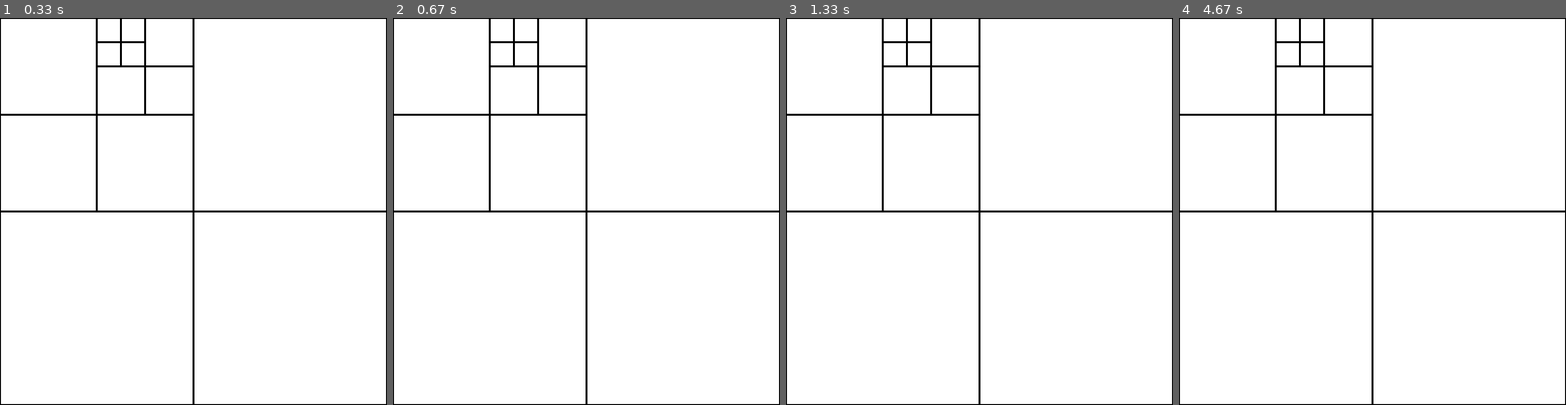
Above: before the commit, frames 1-4 (left to right).
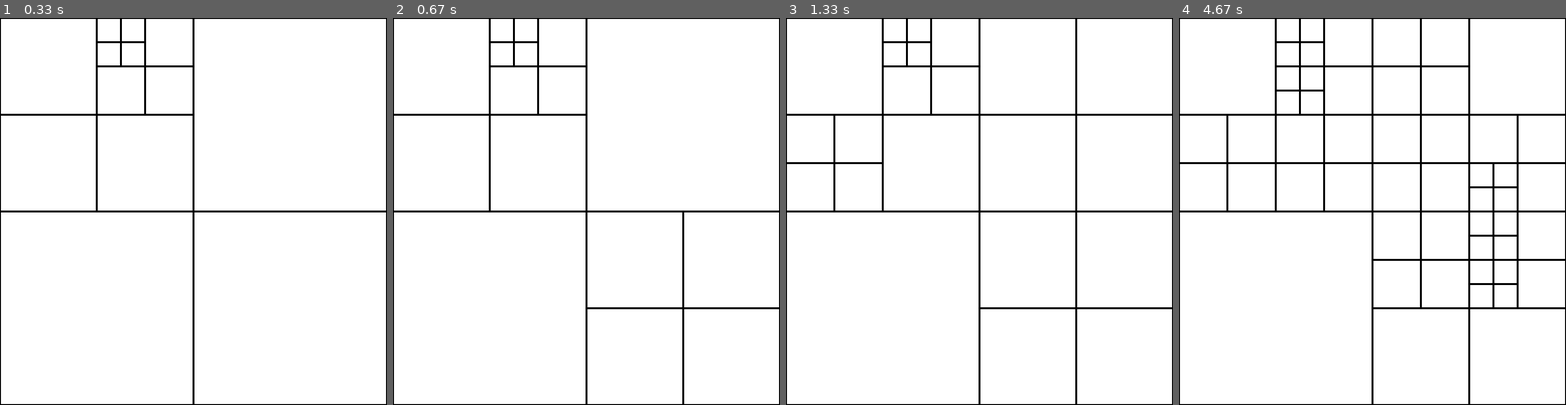
Above: after the commit, the same moments.

Repository: dannystaple/PythonSubdivision
Game: pygame game, started from pygame_subdiv.py
The game is run twice, just before and just after one commit, with the same random seed, the same clock (stepped at 60 frames per second) and the same inputs. The source is Python 2; it was converted automatically to run under Python 3.
Inputs (mouse positions are in pixels of both pictures, inside the frame that each line leads up to):
- Up to frame 1 (0.33 s): no input
- Up to frame 2 (0.67 s): click (586, 211) at 0.38 s
- Up to frame 3 (1.33 s): click (859, 153) at 0.72 s; click (1037, 76) at 1.05 s
- Up to frame 4 (4.67 s): click (1380, 79) at 1.38 s; click (1376, 254) at 1.72 s; click (1473, 273) at 2.05 s; click (1473, 176) at 2.38 s; click (1511, 180) at 2.72 s; click (1507, 288) at 3.05 s; click (1387, 196) at 3.38 s; click (1287, 141) at 3.72 s; click (1476, 254) at 4.05 s; click (1310, 87) at 4.38 s

Frame 1 is identical in both runs. In frame 2, 0.5% of the frame differs, in the area x 50-100%, y 50-100%; in frame 3, 1.2%; in frame 4, 3.2%, in the area x 0-100%, y 0-100%.

Commit message:
Now clicking work

Diff:
--- a/pygame_subdiv.py
+++ b/pygame_subdiv.py
@@ -34,6 +34,7 @@
     def __init__(self):
         self._tree = None
         self._squares = None
+        # self._renderRoot = None
         self._width, self._height = 800, 800
 
     def run(self):
@@ -41,11 +42,12 @@
         self._init_screen()
         test_tree(self._tree.getRoot())
         self._tree_to_squares()
-
-        self._update_display()
+        # self._tree_to_render_tree()
         while True:
             for event in pygame.event.get():
                 if event.type == pygame.QUIT: sys.exit()
+                if event.type == pygame.MOUSEBUTTONDOWN: self.handle_click_at(pygame.mouse.get_pos())
+            self._update_display()
 
     def _init_screen(self):
         pygame.init()
@@ -57,7 +59,6 @@
         """Convert a tree of nodes to squares.
         Each node will result in 4 subdivisions."""
         def _get_squares_for_node(node, x, y, width, height):
-            squares = [[x, y, width,height]]
             hwidth = width / 2
             hheight = height / 2
             subNodes = node.subNodes()
@@ -73,12 +74,43 @@
     def _update_display(self):
         self._screen.fill(white)
         # render squares from tree
-        # pygame.draw.rect(self._screen, (0xff, 0x00, 0x00), (10, 10, 50, 50), 5)
         for square in self._squares:
-            print "drawing " + repr(square)
             pygame.draw.rect(self._screen, black, square, 2)
         pygame.display.flip()
-    #
+
+    def handle_click_at(self, pos):
+        """Given a click at an x,y tuple (pos) it should subdivide the node it landed on"""
+        x,y = pos
+        node = None
+        newNode = self._tree.getRoot()
+        sx = 0
+        sy = 0
+        w = self._width
+        h = self._height
+        while newNode != node and w > 1 and h > 1 and newNode.subNodes():
+            node = newNode
+            w /= 2
+            h /= 2
+            if x < (sx + w):
+                if y < (sy + h):
+                    print "Using first sn"
+                    newNode = node.subNodes()[0]
+                else:
+                    print "Using 3rd sn"
+                    sy += h
+                    newNode = node.subNodes()[2]
+            else:
+                sx += w
+                if y < (sy + h):
+                    print "Using 2nd sn"
+                    newNode = node.subNodes()[1]
+                else:
+                    print "Using 4th sn"
+                    sy += h
+                    newNode = node.subNodes()[3]
+        newNode.subDivide()
+        self._tree_to_squares()
+
     # def mouse_func(self):
     #     use boundaries to find square that got clicked
     #     subdivide the square (update tree and squares tree)
--- a/test_subdiv.py
+++ b/test_subdiv.py
@@ -14,3 +14,16 @@
 print str(g._tree)
 g._tree_to_squares()
 print repr(g._squares)
+
+
+print "Trying tree to render tree..."
+rt = g._tree_to_render_tree()
+
+def print_rt_node(node, indent_by = 1):
+    indent = "   " * indent_by
+    print indent + "Square " + repr(node.renderObj())
+    if node.subNodes():
+        for subNode in node.subNodes():
+            print_rt_node(subNode, indent_by + 1)
+
+print_rt_node(rt)
Not shown, added: .gitignore
